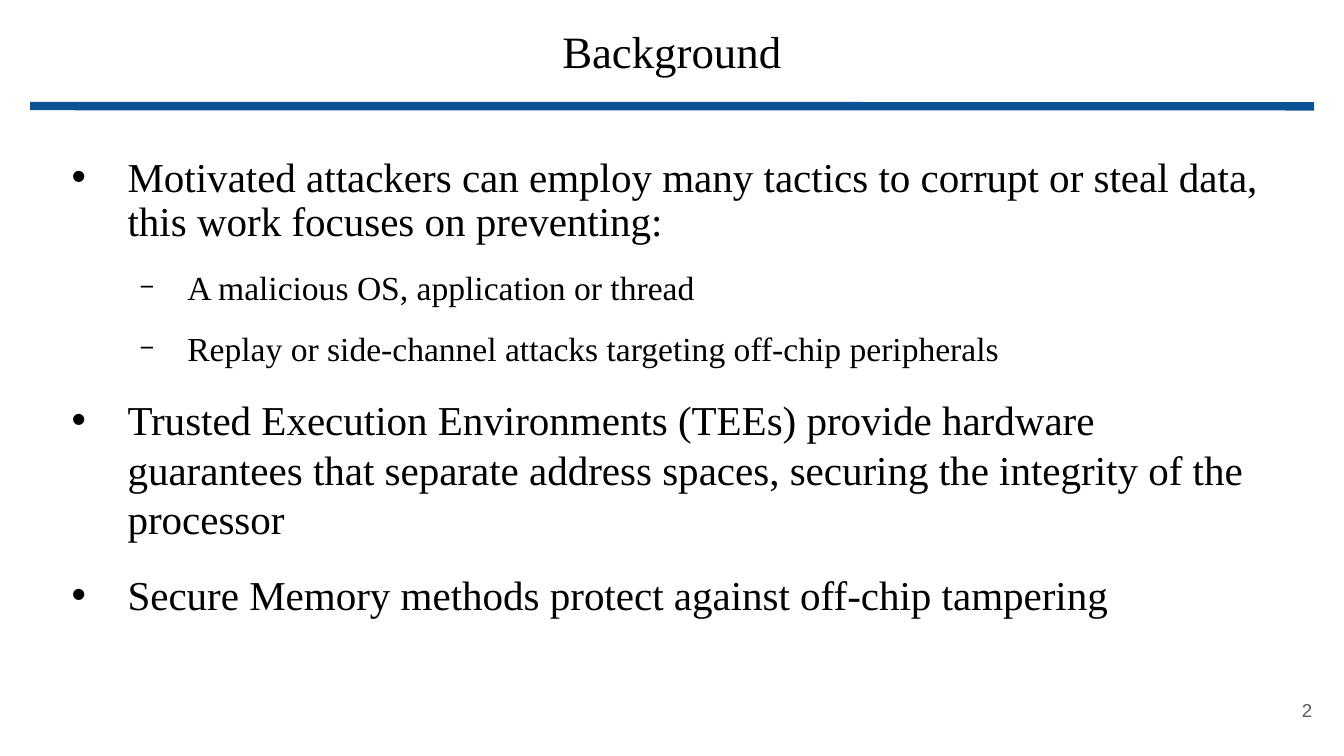
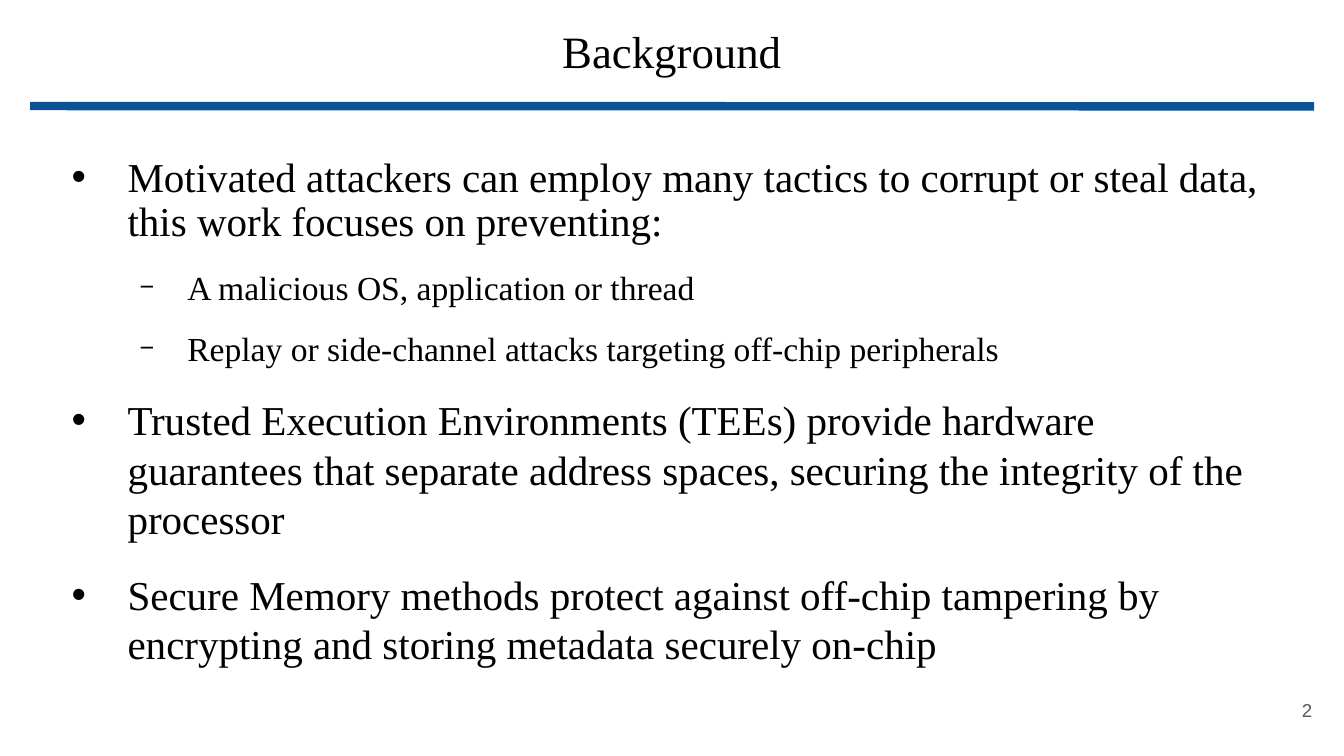
Before and after one commit to wbuz24/grad-research, a slide deck: slide 2 of presentations/update.11.15.pptx. Drawn at 1344x756 pixels with LibreOffice and Linux fonts; fonts in the diff are those of the drawing. Boxes give left, top, right and bottom in pixels: in the first picture for what was removed or moved away, otherwise in the second. Text is boxed around its words. In the diff, an @@ line names an element or a change of style, - is before the commit and + after.

```diff
--- a/presentations/update.11.15.pptx
+++ b/presentations/update.11.15.pptx
@@ text at bbox=[128, 581, 1159, 667]: text changed @@
-• Secure Memory methods protect against off-chip tampering
+• Secure Memory methods protect against off-chip tampering by encrypting and storing metadata securely on-chip
```
Also in this commit, not shown: 3 other slides changed, 1 slide added.
